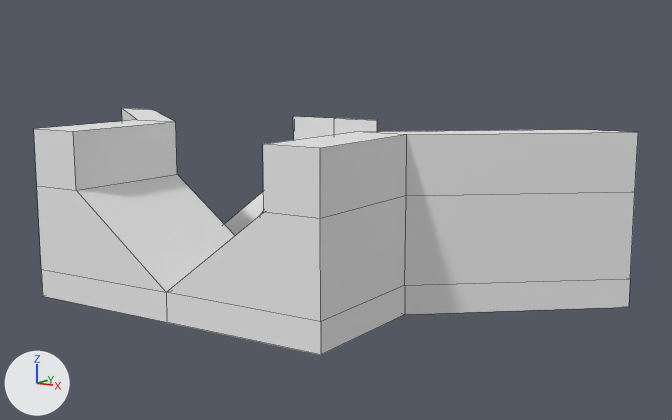
The Blender file Assets/Entities/Lanes/Split.blend: old version first, new version second.
Camera for both pictures: a 50 mm camera at (20.5, -21.5, 7.7) aimed at (2.4, 6.4, 2.0). The lights are fixed; the arrows at lower left show +X, +Y and +Z. Mesh edges are drawn as thin lines.
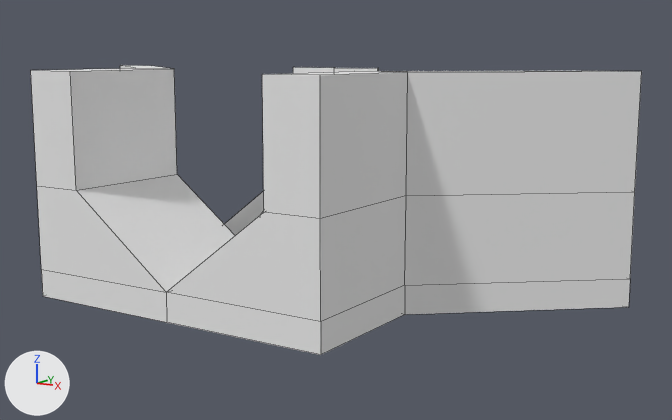
What changed in the scene script:
```text
Change me_cube:
    where me_cube.from_pydata(...)  # 38 vertices, 35 faces; spans x 0.0..12.0, y 0.0..10.0, z -1.0..5.0
    used by ob_cube; location = (0.0, 0.0, 0.0)
    before: 22 (6.0, 5.0, 5.0) at pixel (406, 134), 23 (6.0, 0.0, 5.0) at pixel (320, 148), 24 (4.0, 0.0, 5.0) at pixel (262, 144), 25 (4.0, 5.0, 5.0) at pixel (354, 131), 26 (12.0, 10.0, 5.0) at pixel (638, 132)
    before: 27 (10.0, 10.0, 5.0) at pixel (579, 129)
    before: 28 (0.0, 10.0, 5.0) at pixel (335, 118), 29 (2.0, 10.0, 5.0) at pixel (378, 120), 32 (0.0, 9.9, 5.0) at pixel (334, 118), 33 (2.0, 9.9, 5.0) at pixel (377, 120)
    me_cube part 1
    add for i in [*range(22, 28)]: me_cube.vertices[i].co += Vector((0.0, 0.0, 2.0))
    me_cube part 2
    add for i in [28, 29, 32, 33]: me_cube.vertices[i].co += Vector((0.0, 0.0, 2.0))
```

Pixel boxes (x1, y1, x2, y2) of what changed, in the pictures (672 x 420 px; the box of a moved part takes in the faces that stretch with it):
'Cube', reshaped (17% taller)
    before: (34, 108, 638, 355)
    after: (31, 65, 642, 355)
part 1 of me_cube, moved or reshaped
    before: (34, 108, 638, 219)
    after: (31, 65, 642, 219)
part 2 of me_cube, moved or reshaped
    before: (293, 116, 378, 140)
    after: (293, 67, 379, 73)
